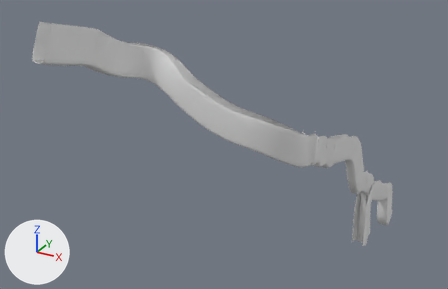
An edit to the Blender file assets/scenes/caves_4.blend, drawn before and after from the same camera.
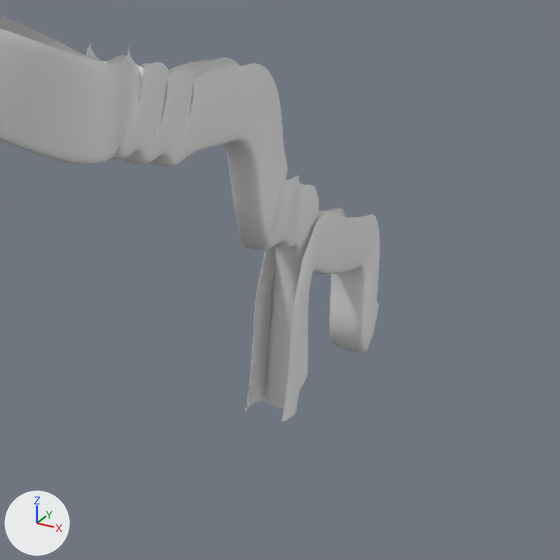
Each version appears first whole from a camera (50 mm lens) standing at (802.0, -782.0, 312.0) and looking at (-81.0, 822.0, -490.0), and next in a close-up on the part from 61% to 100% of the width and 40% to 100% of the height. The lights are fixed; the arrows at lower left show +X, +Y and +Z.

Names of what the first close-up shows: 'path0', 'path1'.
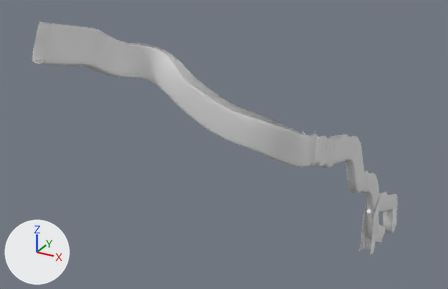
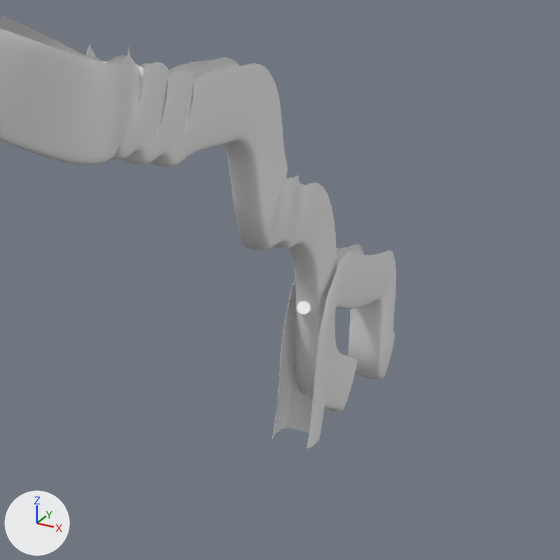
The change, as a diff of the scene's bpy script:
```diff
--- a/assets/scenes/caves_4.blend.py
+++ b/assets/scenes/caves_4.blend.py
@@ cu_caves_4 @@
 cu_caves_4.dimensions = '3D'
-_sp = cu_caves_4.splines.new('BEZIER'); _sp.bezier_points.add(14)
-_sp.bezier_points.foreach_set('co', [269.1, 1269.0, -1008.0, 269.8, 1221.0, -765.5, 289.5, 1074.0, -689.9, 307.1, 952.0, -615.5, 306.6, 901.2, -522.0, 306.0, 823.4, -464.6, 306.0, 683.3, -425.8, 306.0, 615.8, -395.3, 306.0, 555.9, -366.4, 332.3, 448.5, -313.5, 248.8, 289.3, -224.3, 109.3, 282.2, -163.3, -0.509, 250.3, -101.0, -2.619, 103.6, -37.67, 0.0, -21.0, -0.0198])
-_sp.bezier_points.foreach_set('handle_left', [269.4, 1302.0, -1181.0, 270.6, 1265.0, -773.6, 292.0, 1117.0, -699.4, 307.9, 980.6, -655.6, 306.8, 928.2, -571.6, 306.4, 859.6, -473.6, 306.7, 720.0, -427.2, 306.7, 652.4, -396.7, 306.7, 592.5, -367.8, 313.1, 508.3, -323.5, 299.9, 304.5, -238.7, 152.5, 274.4, -184.5, 22.53, 308.3, -112.3, -2.63, 121.8, -45.96, -0.0606, 5.94, -12.43])
-_sp.bezier_points.foreach_set('handle_right', [268.9, 1249.0, -902.0, 269.2, 1183.0, -758.6, 287.2, 1036.0, -681.2, 306.5, 928.0, -581.8, 306.6, 888.2, -498.1, 305.6, 789.9, -456.3, 305.2, 645.4, -424.4, 305.2, 577.9, -393.9, 305.2, 518.0, -365.0, 361.5, 357.7, -298.4, 193.1, 272.8, -208.5, 76.83, 288.1, -147.3, -26.21, 185.5, -88.4, -2.61, 86.15, -29.76, 0.0658, -50.24, 13.45])
-for _p, _l, _r in zip(_sp.bezier_points, ['ALIGNED', 'ALIGNED', 'ALIGNED', 'ALIGNED', 'ALIGNED', 'ALIGNED', 'ALIGNED', 'ALIGNED', 'ALIGNED', 'ALIGNED', 'ALIGNED', 'ALIGNED', 'ALIGNED', 'ALIGNED', 'ALIGNED'], ['ALIGNED', 'ALIGNED', 'ALIGNED', 'ALIGNED', 'ALIGNED', 'ALIGNED', 'ALIGNED', 'ALIGNED', 'ALIGNED', 'ALIGNED', 'ALIGNED', 'ALIGNED', 'ALIGNED', 'ALIGNED', 'ALIGNED']): _p.handle_left_type = _l; _p.handle_right_type = _r
-_sp.bezier_points.foreach_set('tilt', [0.0, 0.0, 0.0, 0.0, 0.0, 0.0, 0.0, 0.0, 0.0, 0.0, 0.0, 0.0, 0.000873, 0.0, 0.0129])
+_sp = cu_caves_4.splines.new('BEZIER'); _sp.bezier_points.add(15)
+_sp.bezier_points.foreach_set('co', [269.1, 1564.0, -1176.0, 269.1, 1369.0, -940.9, 269.8, 1221.0, -765.5, 289.5, 1074.0, -689.9, 307.1, 952.0, -615.5, 306.6, 901.2, -522.0, 306.0, 823.4, -464.6, 306.0, 683.3, -425.8, 306.0, 615.8, -395.3, 306.0, 555.9, -366.4, 332.3, 448.5, -313.5, 248.8, 289.3, -224.3, 109.3, 282.2, -163.3, -0.509, 250.3, -101.0, -2.619, 103.6, -37.67, 0.0, -21.0, -0.0198])
+_sp.bezier_points.foreach_set('handle_left', [269.4, 1611.0, -1211.0, 269.4, 1403.0, -1113.0, 270.6, 1265.0, -773.6, 292.0, 1117.0, -699.4, 307.9, 980.6, -655.6, 306.8, 928.2, -571.6, 306.4, 859.6, -473.6, 306.7, 720.0, -427.2, 306.7, 652.4, -396.7, 306.7, 592.5, -367.8, 313.1, 508.3, -323.5, 299.9, 304.5, -238.7, 152.5, 274.4, -184.5, 22.53, 308.3, -112.3, -2.63, 121.8, -45.96, -0.0606, 5.94, -12.43])
+_sp.bezier_points.foreach_set('handle_right', [268.5, 1476.0, -1113.0, 268.9, 1349.0, -834.7, 269.2, 1183.0, -758.6, 287.2, 1036.0, -681.2, 306.5, 928.0, -581.8, 306.6, 888.2, -498.1, 305.6, 789.9, -456.3, 305.2, 645.4, -424.4, 305.2, 577.9, -393.9, 305.2, 518.0, -365.0, 361.5, 357.7, -298.4, 193.1, 272.8, -208.5, 76.83, 288.1, -147.3, -26.21, 185.5, -88.4, -2.61, 86.15, -29.76, 0.0658, -50.24, 13.45])
+for _p, _l, _r in zip(_sp.bezier_points, ['ALIGNED', 'ALIGNED', 'ALIGNED', 'ALIGNED', 'ALIGNED', 'ALIGNED', 'ALIGNED', 'ALIGNED', 'ALIGNED', 'ALIGNED', 'ALIGNED', 'ALIGNED', 'ALIGNED', 'ALIGNED', 'ALIGNED', 'ALIGNED'], ['ALIGNED', 'ALIGNED', 'ALIGNED', 'ALIGNED', 'ALIGNED', 'ALIGNED', 'ALIGNED', 'ALIGNED', 'ALIGNED', 'ALIGNED', 'ALIGNED', 'ALIGNED', 'ALIGNED', 'ALIGNED', 'ALIGNED', 'ALIGNED']): _p.handle_left_type = _l; _p.handle_right_type = _r
+_sp.bezier_points.foreach_set('tilt', [0.0, 0.0, 0.0, 0.0, 0.0, 0.0, 0.0, 0.0, 0.0, 0.0, 0.0, 0.0, 0.0, 0.000873, 0.0, 0.0129])
 _sp.order_u = 0
@@ ob_path1 @@
 ob_path1 = bpy.data.objects.new('path1', cu_caves_4_001)
-ob_path1.location = (271.0, 1493.0, -919.0)
+ob_path1.location = (271.0, 1628.0, -1036.0)
 ob_path1.rotation_euler = (-0.484, 0.0, 0.0167)  # degrees (-28, 0, 1)
@@ ob_caves_4static @@
+ob_caves_4static = bpy.data.objects.new('caves_4static', me_cylinder)  # 130 vertices, 96 faces; spans x -0.5..0.5, y -0.5..0.5, z -3.11..3.11; in mat_material (its picture is missing)
+ob_caves_4static.location = (272.0, 1408.0, -931.0)
+ob_caves_4static.rotation_euler = (1.126, 0.0, 0.0)  # degrees (65, 0, 0)
+ob_caves_4static.scale = (16.0, 16.0, 16.0)
```

Where the change shows, as pixel boxes (x1, y1, x2, y2) in the close-ups (560 x 560 px):
'path0', reshaped
    before: (0, 15, 319, 408)
    after: (0, 15, 357, 412)
'path1', moved
    before: (246, 207, 380, 421)
    after: (272, 243, 396, 448)
'caves_4static', added
    after: (297, 301, 312, 314)
